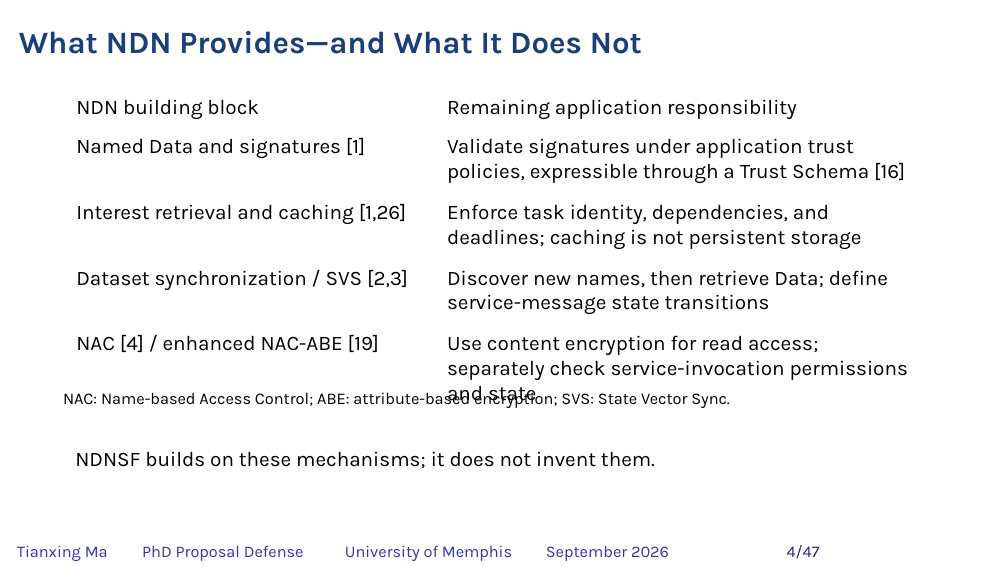
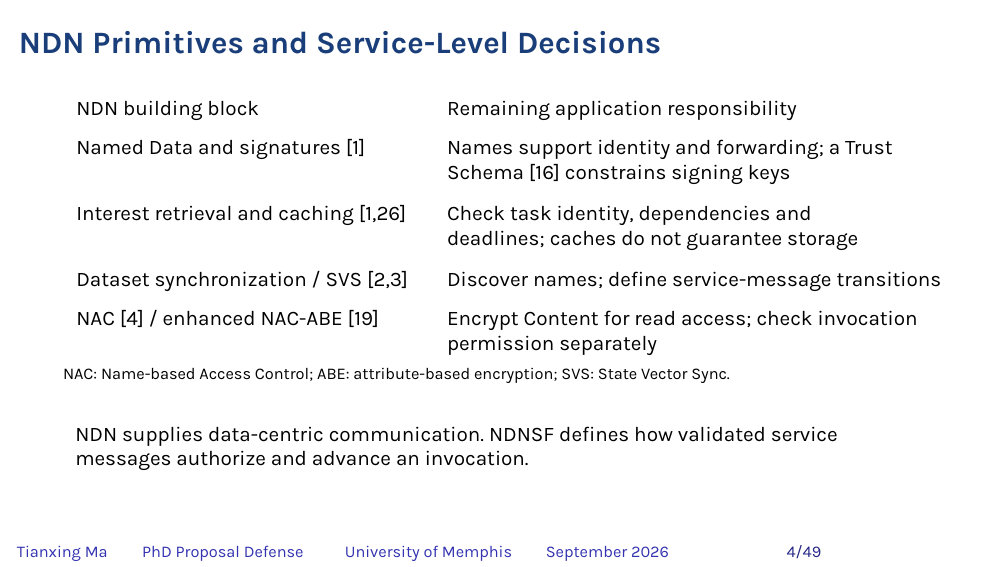
Before and after one commit to matianxing1992/NDN_Service_Framework, a slide deck: slide 4 of docs/PAPER/proposal-defense/slides/NDNSF_proposal_hybrid_editable.pptx. Drawn at 1008x567 pixels with LibreOffice and Linux fonts; fonts in the diff are those of the drawing; background and template pictures are left out. Boxes give left, top, right and bottom in pixels: in the first picture for what was removed or moved away, otherwise in the second. Text is boxed around its words. In the diff, an @@ line names an element or a change of style, - is before the commit and + after.

```diff
--- a/docs/PAPER/proposal-defense/slides/NDNSF_proposal_hybrid_editable.pptx
+++ b/docs/PAPER/proposal-defense/slides/NDNSF_proposal_hybrid_editable.pptx
@@ text at (19, 31, 661, 54): text changed @@
-What NDN Provides—and What It Does Not
+NDN Primitives and Service-Level Decisions
@@ text at (447, 139, 893, 184): text changed @@
-Validate signatures under application trust policies, expressible through a Trust Schema [16]
+Names support identity and forwarding; a Trust Schema [16] constrains signing keys
@@ text at (447, 205, 858, 250): text changed @@
-Enforce task identity, dependencies, and deadlines; caching is not persistent storage
+Check task identity, dependencies and deadlines; caches do not guarantee storage
@@ text at (447, 271, 942, 291): text changed @@
-Discover new names, then retrieve Data; define service-message state transitions
+Discover names; define service-message transitions
@@ text "NAC [4] / enhanced NAC-ABE ...": place and size @@
-text "NAC [4] / enhanced NAC-ABE ..." at (76, 335, 379, 352)
+text "NAC [4] / enhanced NAC-ABE ..." at (76, 310, 379, 327)
@@ text at (447, 310, 918, 355): text changed @@
-Use content encryption for read access; separately check service-invocation permissions and state
+Encrypt Content for read access; check invocation permission separately
@@ text "NAC: Name-based Access Control; ABE: ..." rewrapped from (63, 390, 470, 406) to (63, 368, 730, 383) @@
@@ text at (75, 426, 838, 470): text changed @@
-NDNSF builds on these mechanisms; it does not invent them.
+NDN supplies data-centric communication. NDNSF defines how validated service messages authorize and advance an invocation.
@@ text at (787, 545, 822, 558): text changed @@
-4/47
+4/49
```
Also in this commit, not shown: 45 other slides changed, 2 slides added, 31 other files.
